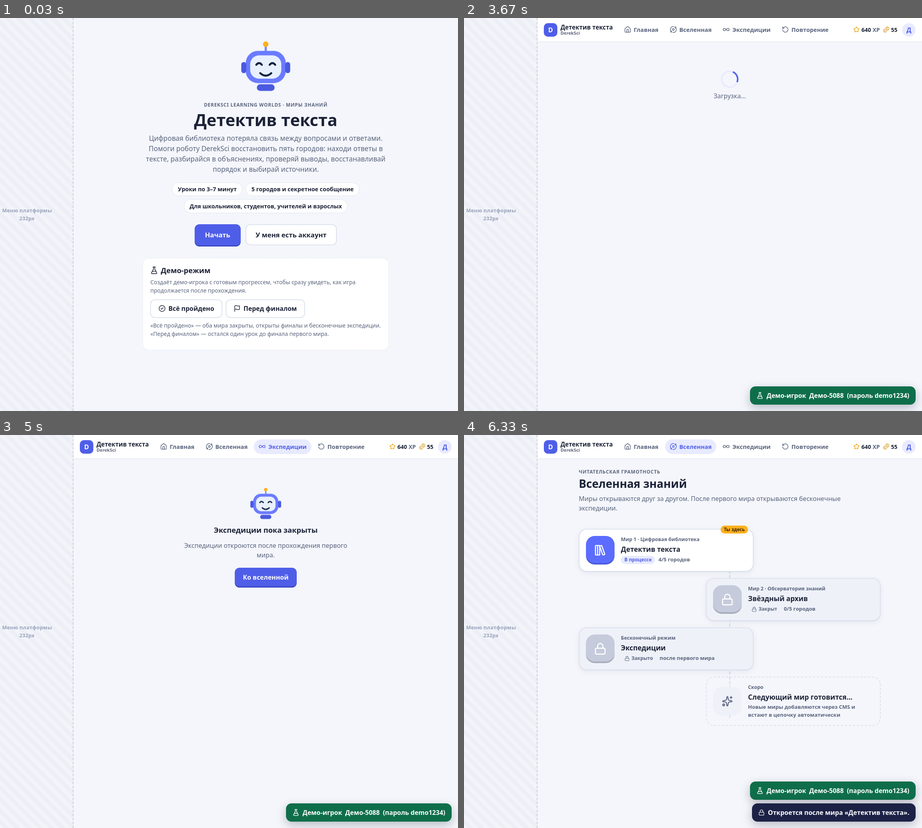
Above: before the commit, frames 1-4 (two rows, left to right).
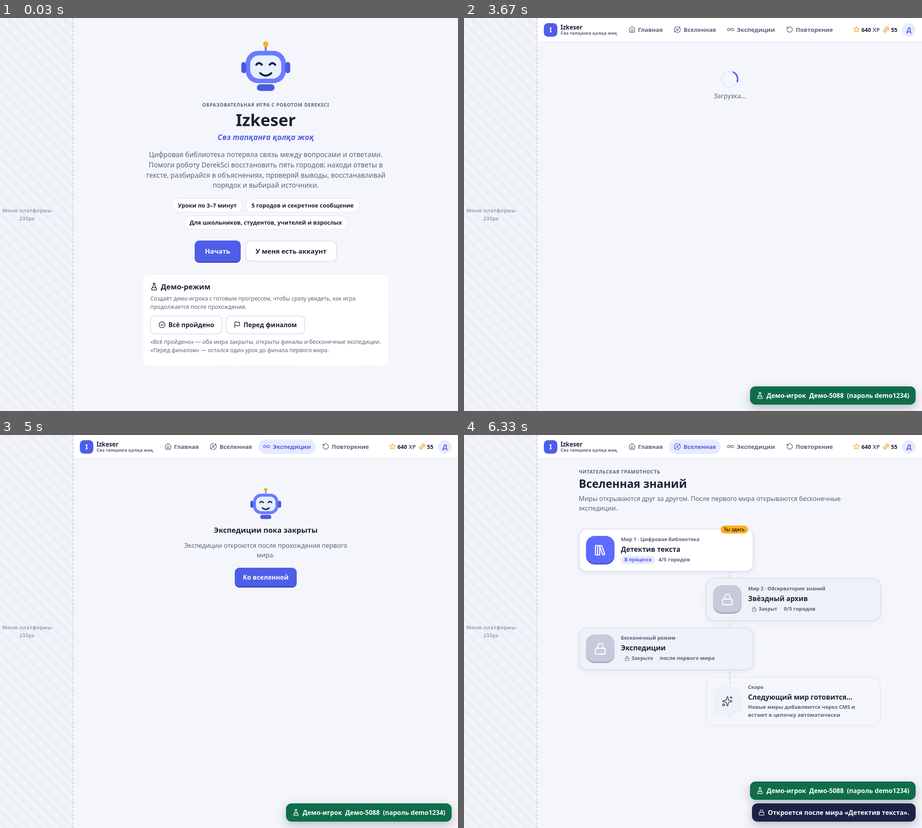
Above: after the commit, the same moments.

Repository: Madi4ar/dereksci-game
Game: browser game, page index.html
The game is run twice, just before and just after one commit, with the same random seed, the same clock (stepped at 60 frames per second) and the same inputs.
Inputs:
- Up to frame 1 (0.03 s): no input
- Up to frame 2 (3.67 s): click "Начать" at 0.27 s; click "Войти" at 1.27 s; tap Enter at 1.52 s; click "Назад" at 2.02 s; click "Перед финалом" at 2.77 s; click "Д Профиль: Демо-5088" at 3.52 s
- Up to frame 3 (5 s): click "Экспедиции" at 4.27 s
- Up to frame 4 (6.33 s): click "Ко вселенной" at 5.02 s; click "Мир 2 · Обсерватория знаний З…" at 5.77 s

The runs differ from the first frame. In frame 1, 6.4% of the frame differs, in the area x 31-85%, y 21-86%; in frame 2, 0.4%; in frame 3, 0.4%; in frame 4, 0.4%.

Commit message:
Переименование игры в Izkeser, слоган «Сөз тапқанға қолқа жоқ»

Diff:
--- a/css/styles.css
+++ b/css/styles.css
@@ -667,3 +667,4 @@
 @media (prefers-reduced-motion: reduce) { .s-stampout, .s-fadeout { opacity: 0; } .s-settle { transform: rotate(180deg); } }
 /* SVG-атрибуты transform="rotate(a cx cy)" должны вращаться как в чистом SVG */
 .scene [transform] { transform-box: view-box; transform-origin: 0 0; }
+.welcome-slogan { font-size: 1.2rem; font-weight: 800; font-style: italic; color: var(--primary); margin: -.25rem 0 1rem; }
--- a/index.html
+++ b/index.html
@@ -3,8 +3,8 @@
 <head>
   <meta charset="utf-8">
   <meta name="viewport" content="width=device-width, initial-scale=1, viewport-fit=cover">
-  <title>Детектив текста — DerekSci</title>
-  <meta name="description" content="Образовательная игра DerekSci «Детектив текста»: читательская грамотность в коротких игровых уроках.">
+  <title>Izkeser — Сөз тапқанға қолқа жоқ</title>
+  <meta name="description" content="Izkeser — образовательная игра с роботом DerekSci: читательская грамотность в коротких игровых уроках. Сөз тапқанға қолқа жоқ.">
   <link rel="preconnect" href="https://fonts.googleapis.com">
   <link rel="preconnect" href="https://fonts.gstatic.com" crossorigin>
   <link href="https://fonts.googleapis.com/css2?family=Nunito:wght@400;600;700;800;900&display=swap" rel="stylesheet">
@@ -23,9 +23,9 @@
     <div id="offline-banner" class="offline-banner" role="status" hidden>Нет подключения к интернету. Ответы отправятся, когда связь восстановится.</div>
 
     <header class="topbar">
-      <a class="brand" href="#/home" aria-label="Детектив текста — на главную">
-        <span class="brand-logo" aria-hidden="true">D</span>
-        <span class="brand-text"><b>Детектив текста</b><small>DerekSci</small></span>
+      <a class="brand" href="#/home" aria-label="Izkeser — на главную">
+        <span class="brand-logo" aria-hidden="true">I</span>
+        <span class="brand-text"><b>Izkeser</b><small lang="kk">Сөз тапқанға қолқа жоқ</small></span>
       </a>
       <nav id="nav" class="topnav" aria-label="Разделы игры"></nav>
       <div class="topbar-right">
--- a/js/views/auth.js
+++ b/js/views/auth.js
@@ -7,8 +7,9 @@
     app.render(
       '<section class="welcome">' +
         '<div class="welcome-hero">' + ui.robot('happy', 140) + '</div>' +
-        '<p class="eyebrow">DerekSci Learning Worlds · Миры знаний</p>' +
-        '<h1 class="welcome-title">Детектив текста</h1>' +
+        '<p class="eyebrow">Образовательная игра с роботом DerekSci</p>' +
+        '<h1 class="welcome-title">Izkeser</h1>' +
+        '<p class="welcome-slogan" lang="kk">Сөз тапқанға қолқа жоқ</p>' +
         '<p class="welcome-lead">Цифровая библиотека потеряла связь между вопросами и ответами. Помоги роботу DerekSci восстановить пять городов: находи ответы в тексте, разбирайся в объяснениях, проверяй выводы, восстанавливай порядок и выбирай источники.</p>' +
         '<ul class="welcome-points"><li>Уроки по 3–7 минут</li><li>5 городов и секретное сообщение</li><li>Для школьников, студентов, учителей и взрослых</li></ul>' +
         '<div class="welcome-actions">' +
